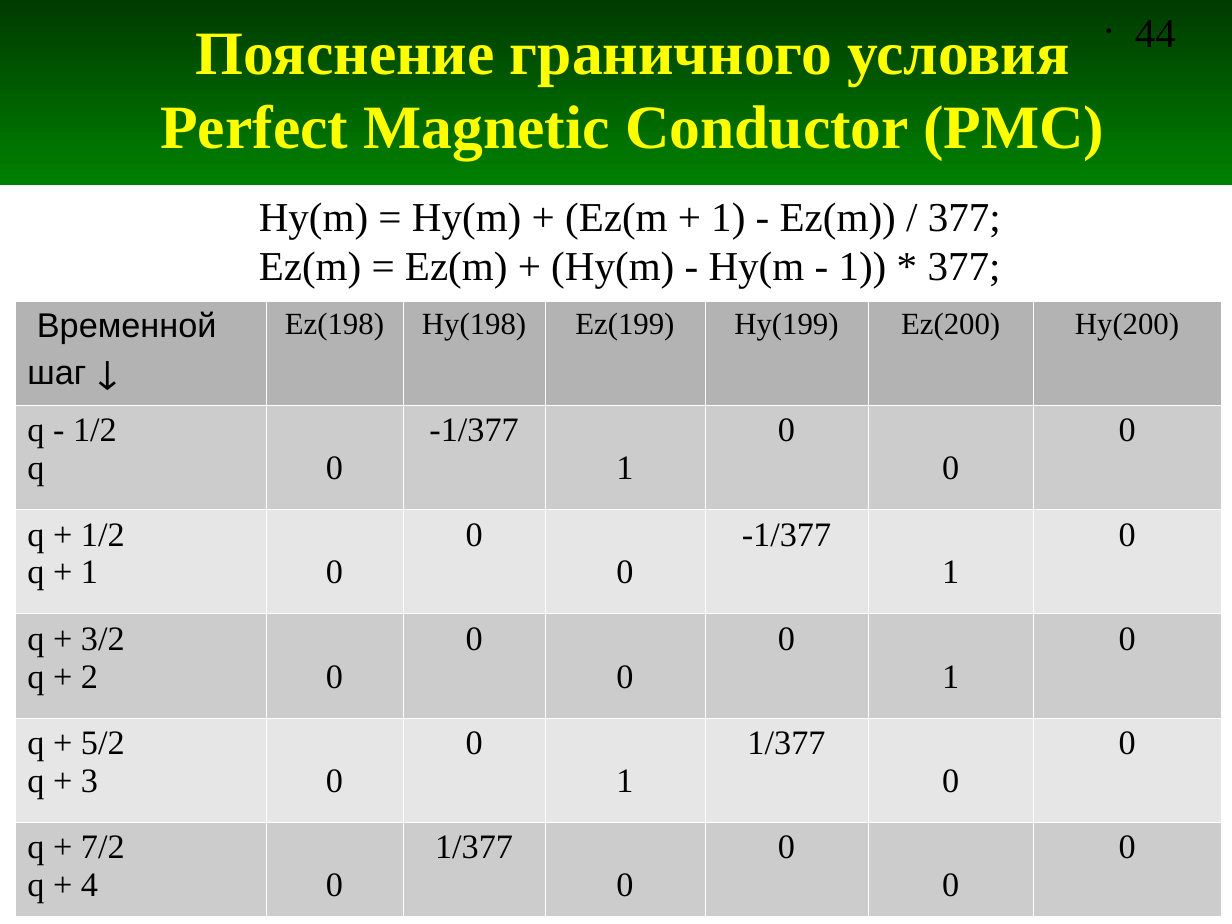
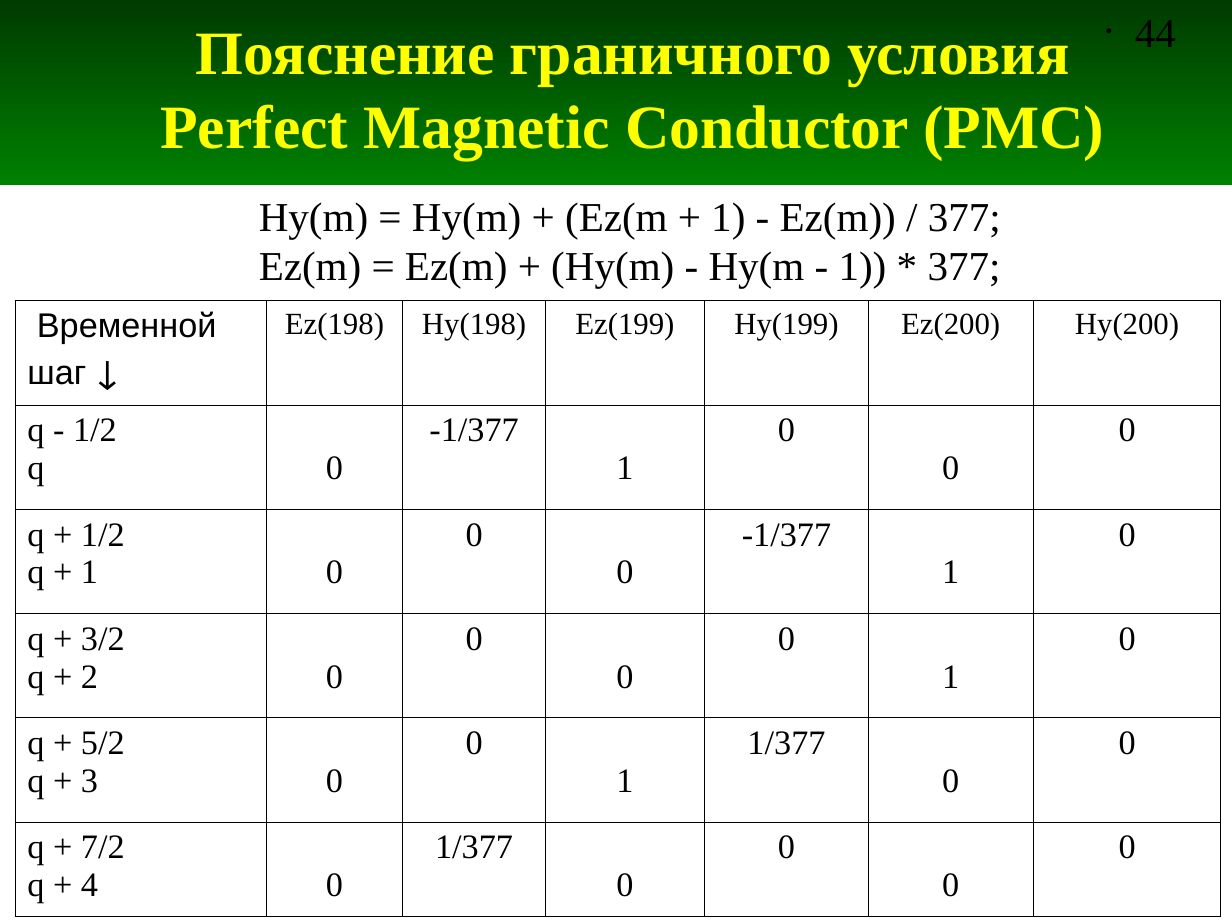
Before and after one commit to andris0147sv/modelling, a slide deck: slide 44 of presentations/2. FDTD.odp. Drawn at 1232x924 pixels with LibreOffice and Linux fonts; fonts in the diff are those of the drawing. Boxes give left, top, right and bottom in pixels: in the first picture for what was removed or moved away, otherwise in the second. Text is boxed around its words. In the diff, an @@ line names an element or a change of style, - is before the commit and + after.

```diff
--- a/presentations/2. FDTD.odp
+++ b/presentations/2. FDTD.odp
@@ table at box(15, 301, 1221, 917) @@
@@ fill #B3B3B3 to none in row 1 @@
@@ fill #CCCCCC to none in 21 cells @@
@@ fill #E6E6E6 to none in 14 cells @@
@@ borders changed @@
```
Also in this commit, not shown: 1 other slide changed, 2 slides added, 4 other files.
